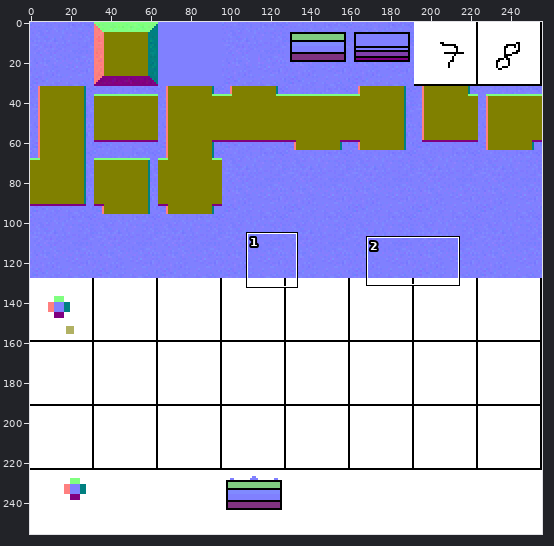
Sprite sheet -- Game++ Tile/res/tiles normal.png. The first picture is a wide view before the edit; the outline marks the close-up.
Close-up. Before the edit:
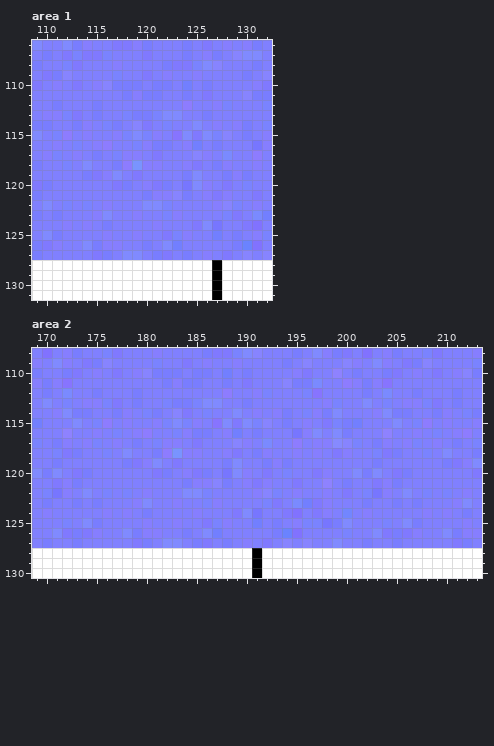
The file is 256x256 pixels. Colours within 5 levels of each other are drawn and written as one. Shown: area 1: x 109..132, y 106..131; area 2: x 169..213, y 108..130. The commit also changed other parts of the picture, which this record leaves out.
The same view after the edit:
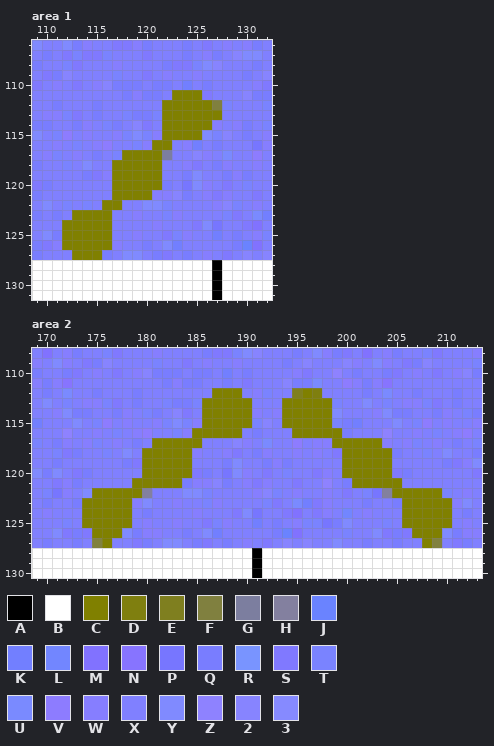
Palette (. is transparent): A #000000  B #ffffff  C #808000  D #7f7f0f  E #7f7f1f  F #80803f  G #7c7e9f  H #83809f  J #6a83ff  K #727fff  L #7286ff  M #8172ff  N #8774ff  P #7776ff  Q #797dff  R #7994ff  S #8079ff  T #7a83ff  U #7a8aff  V #8d7cff  W #867eff  X #8080ff  Y #808aff  Z #8e82ff  2 #8784ff  3 #868aff
The exact change:
--- area 1
@@ x 109..132 @@
 110 SXWXSXW2QQQXQQXKXQXXXXWS
-111 XXXXXXXXXQWQQXXQXSXXX2QQ
-112 XXQXXXQXXXXXXXXVXXWTXXXT
-113 XWWTSXQXXTQQTYYXXQXXXXXX
-114 QQXXQWXTQX2SXTXXYXWXWQXT
-115 YXTVXWXXWTYTWXNYSYT2XQXW
-116 XXWXTXWVXXTWQQXWKXQXXXPW
-117 XWTXWXQXTWWXSXXX2WXUXXVX
-118 QXXTXYXXQVRWWXXWSXQWXXWX
-119 XXXXXQSWYXSXXXXQYXXQWQXX
-120 SQXXXXXXSQXWSQXPYWXSXTXX
-121 QXXXXXXXXXXQWW2QXWSWXXSX
-122 XYXTXTXWXXXYYTXXXXW2TXWX
-123 QXQXXXWYXXWXXTWXXXXTSXUK
-124 XXXWXWXQXXXXWXXXSYPXXSMX
-125 XYQXXXXWXXWXXSTWXXKXQXWT
-126 QSWXXYQWWXXQXYKXXXXXQJMX
-127 QXXXXXSQXYYXQSXQXWXSX2X2
+111 XXXXXXXXXQWQQXCCCSXXX2QQ
+112 XXQXXXQXXXXXXCCCCCFTXXXT
+113 XWWTSXQXXTQQTCCCCCCXXXXX
+114 QQXXQWXTQX2SXCCCCCWXWQXT
+115 YXTVXWXXWTYTWCCCCYT2XQXW
+116 XXWXTXWVXXTWCCXWKXQXXXPW
+117 XWTXWXQXTCCCCGXX2WXUXXVX
+118 QXXTXYXXCCCCCXXWSXQWXXWX
+119 XXXXXQSWCCCCCXXQYXXQWQXX
+120 SQXXXXXXCCCCCQXPYWXSXTXX
+121 QXXXXXXXCCCCWW2QXWSWXXSX
+122 XYXTXTXCCXXYYTXXXXW2TXWX
+123 QXQXCCCCXXWXXTWXXXXTSXUK
+124 XXXCCCCCXXXXWXXXSYPXXSMX
+125 XYQCCCCCXXWXXSTWXXKXQXWT
+126 QSWCCCCCWXXQXYKXXXXXQJMX
+127 QXXXCCCQXYYXQSXQXWXSX2X2
 128 BBBBBBBBBBBBBBBBBBABBBBB
--- area 2
@@ x 169..213 @@
 111 WQWNXXXXXXXXXQWQQXXQXSXXX2QQUXXVWQWNXXXXXXXXX
-112 XQXUXXQXXXQXXXXXXXXVXXWTXXXTNXXXXQXUXXQXXXQXX
-113 XYXTXWWTSXQXXTQQTYYXXQXXXXXXXWTXXYXTXWWTSXQXX
-114 XXWYQQXXQWXTQX2SXTXXYXWXWQXTWQYXXXWYQQXXQWXTQ
-115 KXXXYXTVXWXXWTYTWXNYSYT2XQXWXSTQKXXXYXTVXWXXW
-116 XXXZXXWXTXWVXXTWQQXWKXQXXXPWYXYQXXXZXXWXTXWVX
-117 TXQWXWTXWXQXTWWXSXXX2WXUXXVXWW32TXQWXWTXWXQXT
-118 XXTSQXXTXYXXQVRWWXXWSXQWXXWXWXSWXXTSQXXTXYXXQ
-119 XXQXXXXXXQSWYXSXXXXQYXXQWQXXXXXXXXQXXXXXXQSWY
-120 YQYXSQXXXXXXSQXWSQXPYWXSXTXXSWXXYQYXSQXXXXXXS
-121 XXSWQXXXXXXXXXXQWW2QXWSWXXSXXZXQXXSWQXXXXXXXX
-122 XTPWXYXTXTXWXXXYYTXXXXW2TXWXXWXSXTPWXYXTXTXWX
-123 XQXXQXQXXXWYXXWXXTWXXXXTSXUKSWXXXQXXQXQXXXWYX
-124 XWXXXXXWXWXQXXXXWXXXSYPXXSMXSWXLXWXXXXXWXWXQX
-125 XXXTXYQXXXXWXXWXXSTWXXKXQXWTTPQYXXXTXYQXXXXWX
-126 XXYSQSWXXYQWWXXQXYKXXXXXQJMXXXXTXXYSQSWXXYQWW
-127 XQXXQXXXXXSQXYYXQSXQXWXSX2X2XXYXXQXXQXXXXXSQX
+112 XQXUXXQXXXQXXXXXXXCCCXWTXXECDXXXXQXUXXQXXXQXX
+113 XYXTXWWTSXQXXTQQTCCCCCXXXCCCCCTXXYXTXWWTSXQXX
+114 XXWYQQXXQWXTQX2SXCCCCCWXWCCCCCYXXXWYQQXXQWXTQ
+115 KXXXYXTVXWXXWTYTWCCCCCT2XCCCCCTQKXXXYXTVXWXXW
+116 XXXZXXWXTXWVXXTWCCCCCXQXXXCCCCCQXXXZXXWXTXWVX
+117 TXQWXWTXWXQXCCCCCXXX2WXUXXVXWWCCCCCWXWTXWXQXT
+118 XXTSQXXTXYXCCCCCWXXWSXQWXXWXWXSCCCCCQXXTXYXXQ
+119 XXQXXXXXXQSCCCCCXXXQYXXQWQXXXXXCCCCCXXXXXQSWY
+120 YQYXSQXXXXXCCCCCSQXPYWXSXTXXSWXCCCCCSQXXXXXXS
+121 XXSWQXXXXXCCCCCQWW2QXWSWXXSXXZXQCCCCCXXXXXXXX
+122 XTPWXYCCCCCHXXXYYTXXXXW2TXWXXWXSXTPHCCCCCTXWX
+123 XQXXQCCCCCWYXXWXXTWXXXXTSXUKSWXXXQXXQCCCCCWYX
+124 XWXXXCCCCCXQXXXXWXXXSYPXXSMXSWXLXWXXXCCCCCXQX
+125 XXXTXCCCCCXWXXWXXSTWXXKXQXWTTPQYXXXTXCCCCCXWX
+126 XXYSQSCCCYQWWXXQXYKXXXXXQJMXXXXTXXYSQSCCCYQWW
+127 XQXXQXFCXXSQXYYXQSXQXWXSX2X2XXYXXQXXQXXCFXSQX
 128 BBBBBBBBBBBBBBBBBBBBBBABBBBBBBBBBBBBBBBBBBBBB
Boxes around the changes in both close-ups, in picture pixels (x1, y1, x2, y2):
changed: (62, 90, 222, 260)
changed: (82, 388, 452, 548)
